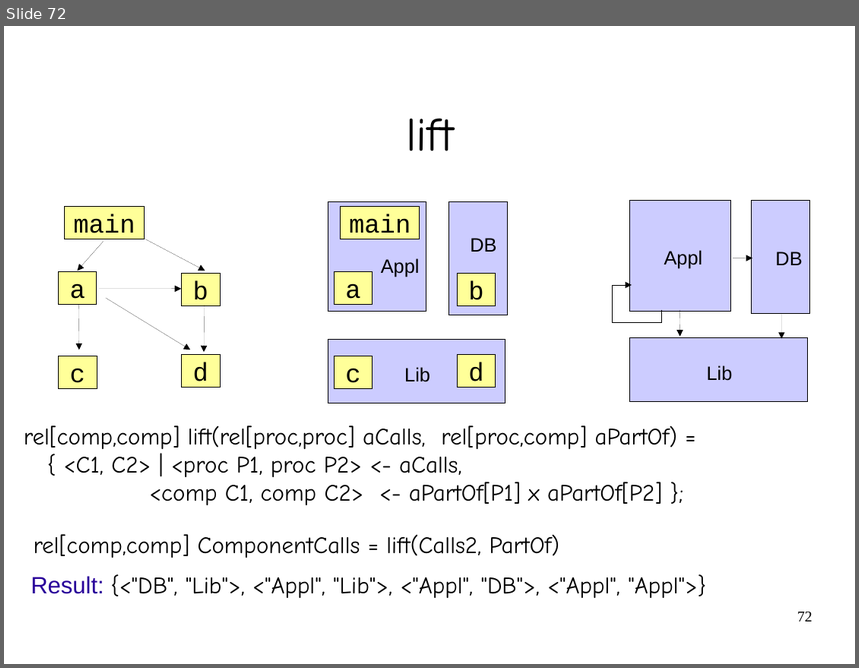
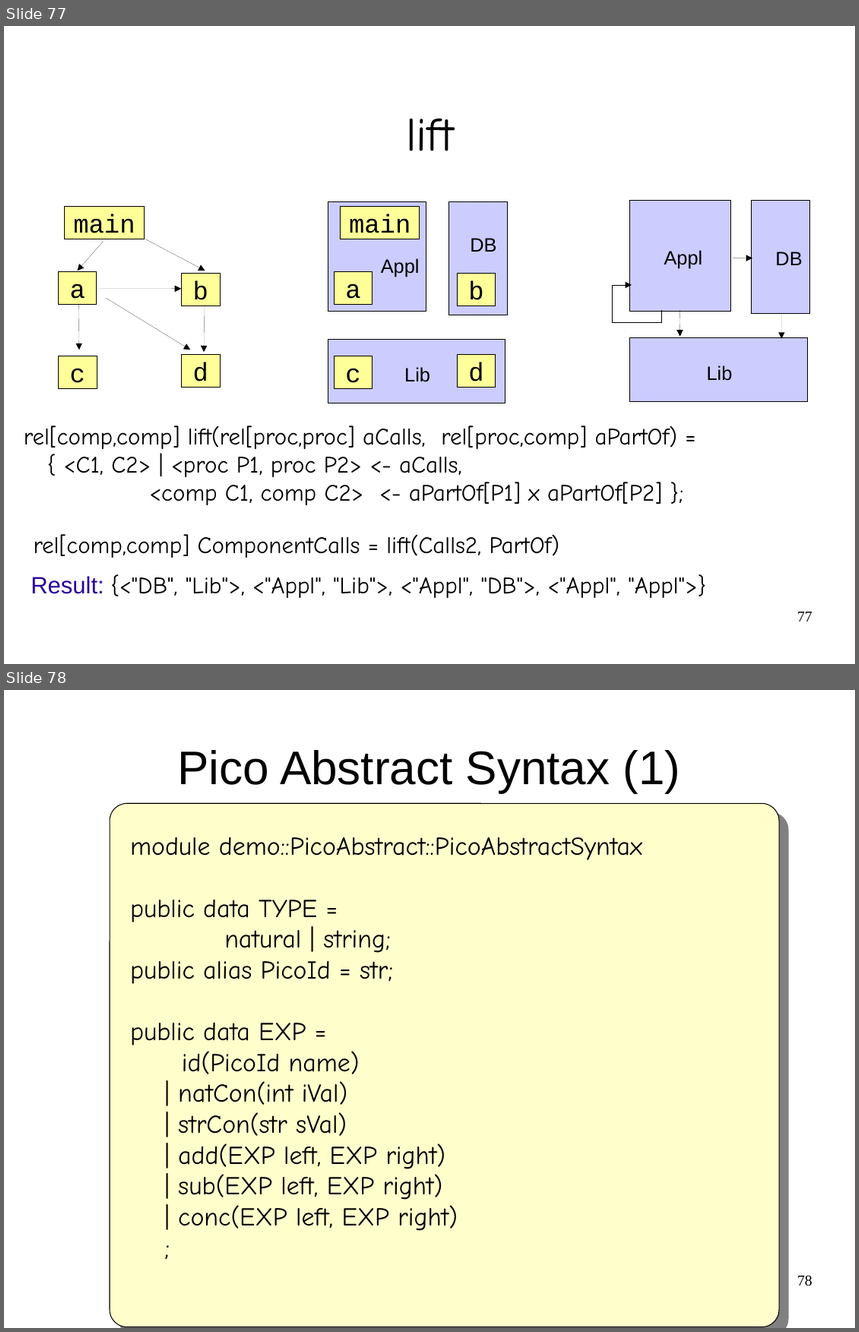
Before and after one commit to cwi-swat/meta-environment, a slide deck: meta-doc/analysis/rascal-slides/rascal-slides.odp. Shown one above the other, each under a label of ours: slide 72 before the commit, slides 77 and 78 after it. The pictures are 859x668 and 859x1332 pixels, drawn with LibreOffice and Linux fonts; fonts in the diff are those of the drawing; background and template pictures are left out. Boxes give left, top, right and bottom in pixels: in the first picture for what was removed or moved away, otherwise in the second. Text is boxed around its words. In the diff, an @@ line names an element or a change of style, - is before the commit and + after.

```diff
--- a/meta-doc/analysis/rascal-slides/rascal-slides.odp
+++ b/meta-doc/analysis/rascal-slides/rascal-slides.odp
@@ slide 78 added at <box>4,690,855,1328</box>, background #FFFFFF @@
@@ title added at <box>178,750,681,793</box>, 44 pt, text #000000 @@
+Pico Abstract Syntax (1)
@@ rounded rectangle added at <box>110,803,779,1328</box>, fill #FFFFCC, outline #000000 0.74 pt @@
@@ text added at <box>130,837,642,1231</box>, 24 pt, text #000000 @@
+module demo::PicoAbstract::PicoAbstractSyntax
+public data TYPE =
+natural | string;
+public alias PicoId = str;
+public data EXP =
+id(PicoId name)
+| natCon(int iVal)
+| strCon(str sVal)
+| add(EXP left, EXP right)
+| sub(EXP left, EXP right)
+| conc(EXP left, EXP right)
+;
@@ page number added at <box>797,1276,813,1287</box>, 14 pt, text #000000 @@
+78
@@ what was slide 72 is now slide 77 @@
@@ page number at <box>797,612,813,622</box>: text changed @@
-72
+77
```
Also in this commit, not shown: 9 slides changed, 18 other slides added.
